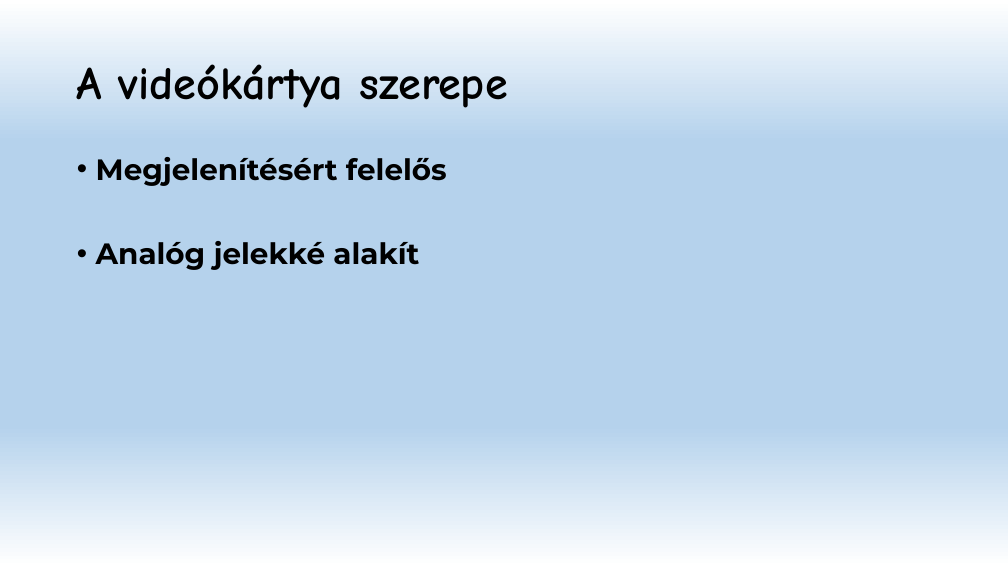
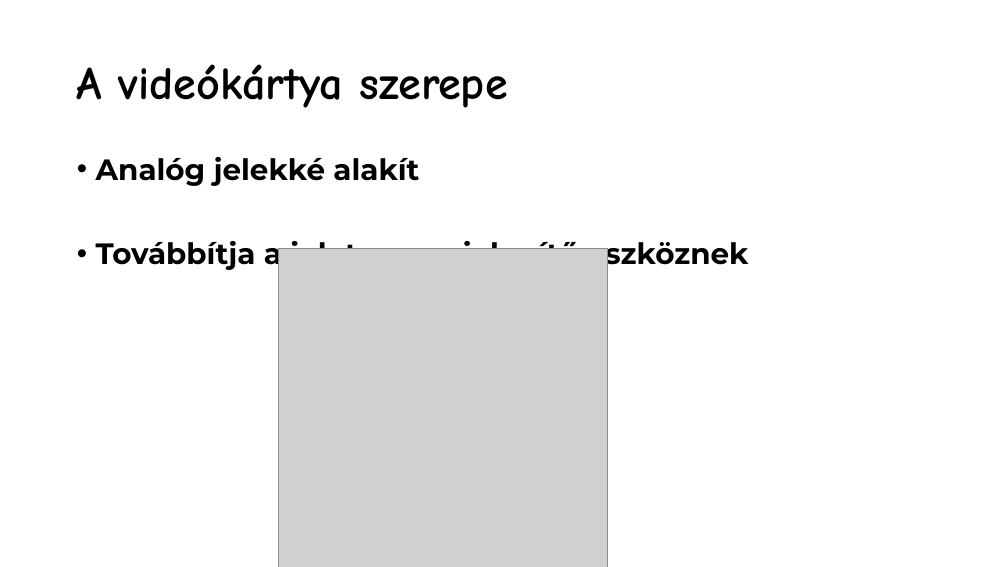
Before and after one commit to Sauher/SchauerRepo, a slide deck: slide 2 of Videókártya.pptx. Drawn at 1008x567 pixels with LibreOffice and Linux fonts; fonts in the diff are those of the drawing; grey boxes stand for pictures; background and template pictures are left out. Boxes give left, top, right and bottom in pixels: in the first picture for what was removed or moved away, otherwise in the second. Text is boxed around its words. In the diff, an @@ line names an element or a change of style, - is before the commit and + after.

```diff
--- a/Videókártya.pptx
+++ b/Videókártya.pptx
@@ background gradient #FFFFFF to #B5D2EC to picture (left out) @@
@@ text at (96,157,447,186): paragraph removed @@
-• Megjelenítésért felelős
@@ text at (96,236,749,272): paragraph added @@
+• Továbbítja a jelet a megjelenítő eszköznek
@@ picture added at (279,249,608,567) @@
```
Also in this commit, not shown: 5 other slides changed, 1 slide added, 1 slide removed.
